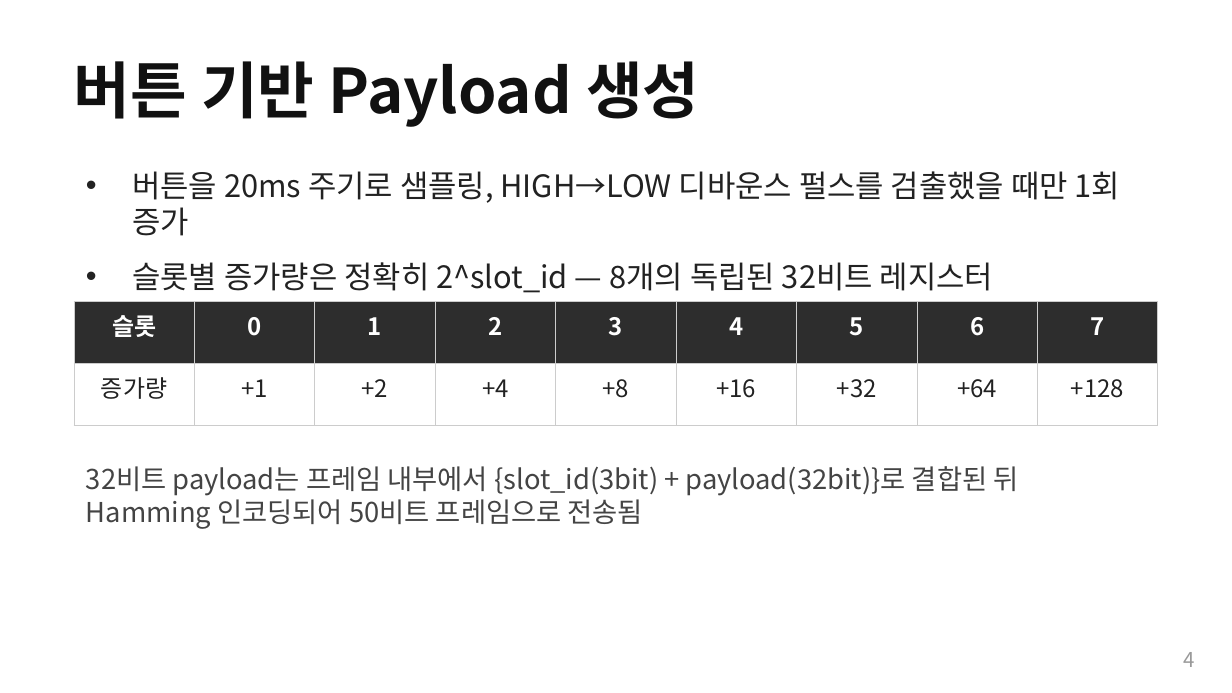
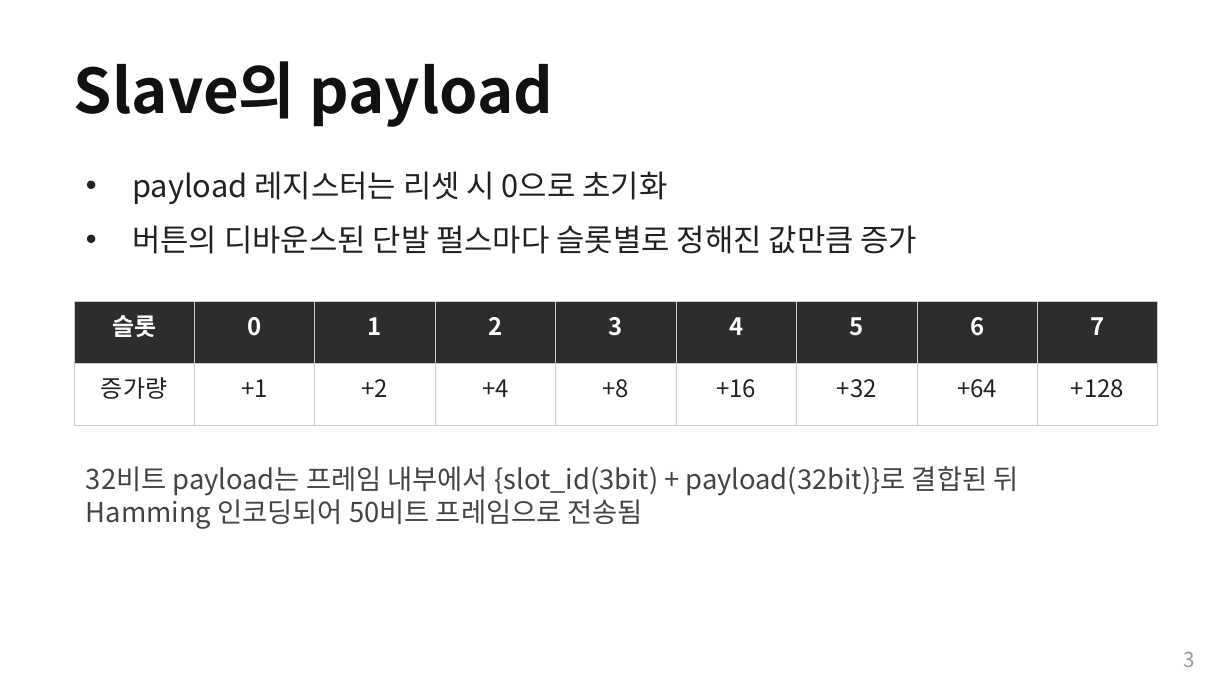
Before and after one commit to Woodong02/SoC_Design_and_Programming, a slide deck: slide 3 of section3_part2_internals.pptx (slide 4 before the commit). Drawn at 1232x693 pixels with LibreOffice and Linux fonts; fonts in the diff are those of the drawing. Boxes give left, top, right and bottom in pixels: in the first picture for what was removed or moved away, otherwise in the second. Text is boxed around its words. In the diff, an @@ line names an element or a change of style, - is before the commit and + after.

```diff
--- a/section3_part2_internals.pptx
+++ b/section3_part2_internals.pptx
@@ text at <box>74,61,554,127</box>: text changed @@
-버튼 기반 Payload 생성
+Slave의 payload
@@ text at <box>132,171,918,254</box>: text changed @@
-• 버튼을 20ms 주기로 샘플링, HIGH→LOW 디바운스 펄스를 검출했을 때만 1회 증가
-• 슬롯별 증가량은 정확히 2^slot_id — 8개의 독립된 32비트 레지스터
+• payload 레지스터는 리셋 시 0으로 초기화
+• 버튼의 디바운스된 단발 펄스마다 슬롯별로 정해진 값만큼 증가
@@ text at <box>1184,652,1195,667</box>: text changed @@
-4
+3
```
Also in this commit, not shown: 4 other slides changed, 2 slides added, 4 slides removed, 5 other files.
